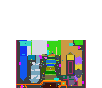
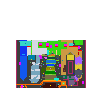
Before/after of a 102x88 layered artwork. What changed in the layer stack:
painted on "vanila labs" over [47, 44, 52, 48]
added layer "vanilla" above "vanilla 2023" over [27, 42, 82, 86]
renamed "vanilla" to "vanilla 2023", hid it over [27, 42, 82, 86]
